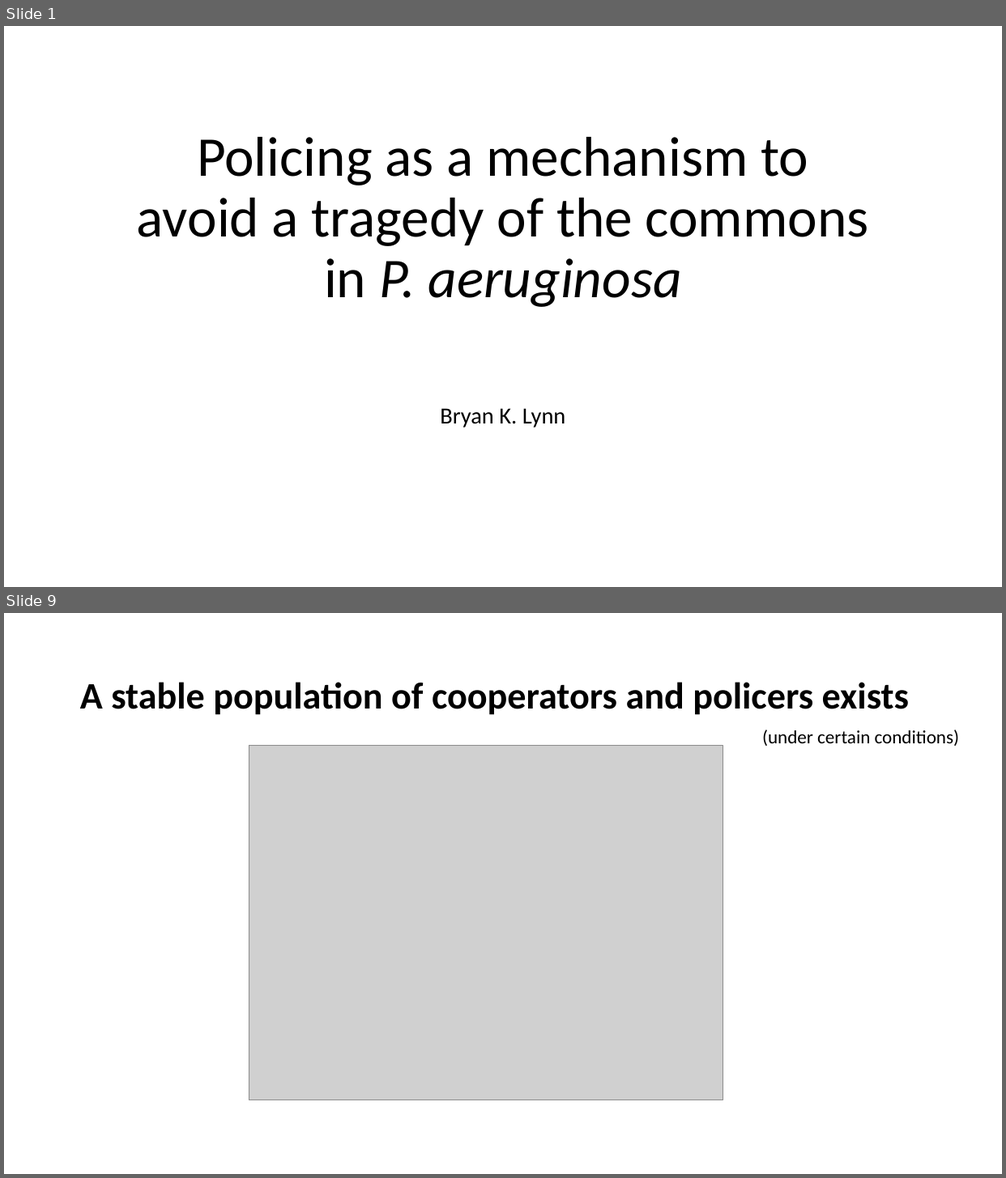
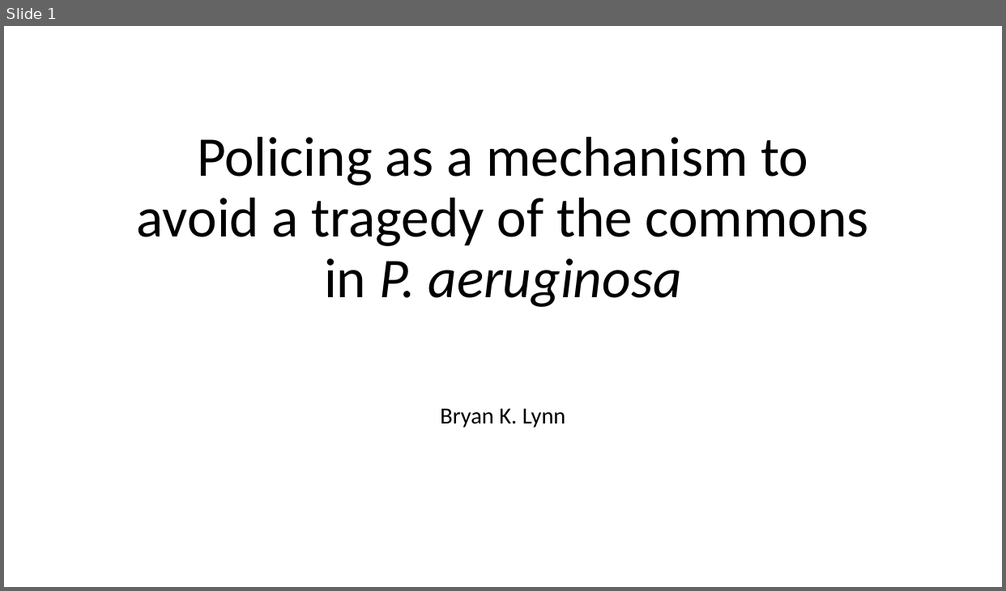
Before and after one commit to lynnbry/bacpo_git, a slide deck: Products/AW_fin.pptx. Shown one above the other, each under a label of ours: slides 1 and 9 before the commit, slide 1 after it; the slides between them are not shown. The pictures are 1006x1178 and 1006x591 pixels, drawn with LibreOffice and Linux fonts; fonts in the diff are those of the drawing; grey boxes stand for pictures. Boxes give left, top, right and bottom in pixels: in the first picture for what was removed or moved away, otherwise in the second. Text is boxed around its words. In the diff, an @@ line names an element or a change of style, - is before the commit and + after.

```diff
--- a/Products/AW_fin.pptx
+++ b/Products/AW_fin.pptx
@@ slide 9 removed at box(4, 613, 1002, 1174), background #FFFFFF @@
@@ title removed at box(80, 682, 909, 715) @@
-A stable population of cooperators and policers exists
@@ text removed at box(762, 730, 959, 746) @@
-(under certain conditions)
@@ picture removed at box(249, 745, 722, 1101) @@
```
Also in this commit, not shown: 6 slides changed, 1 slide added, 1 other slide removed.
